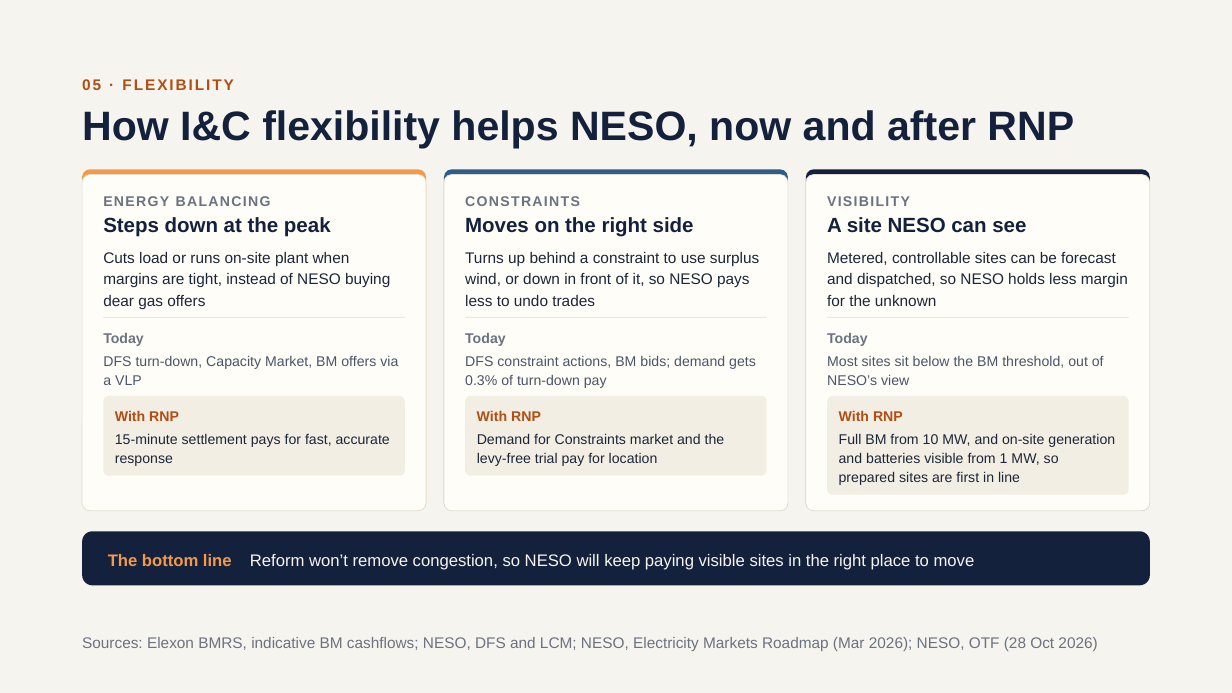
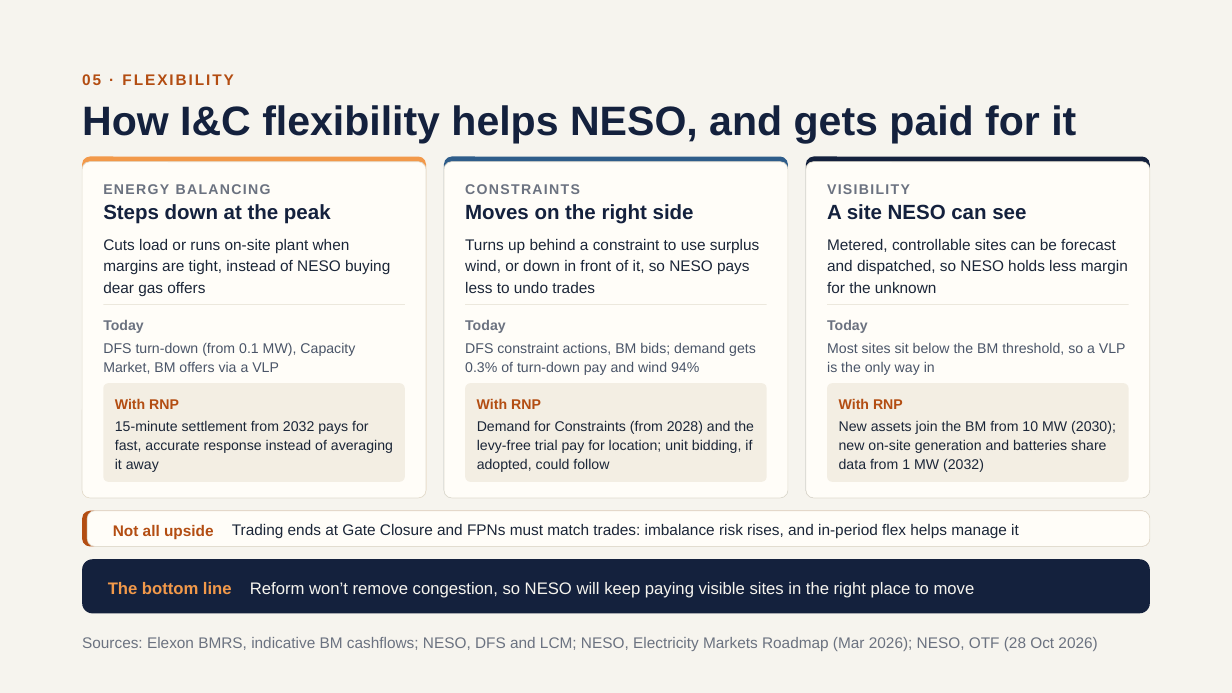
Before and after one commit to literallymatt/balancing, a slide deck: slide 14 of deck/balancing-the-grid.pptx. Drawn at 1232x693 pixels with LibreOffice and Linux fonts; fonts in the diff are those of the drawing. Boxes give left, top, right and bottom in pixels: in the first picture for what was removed or moved away, otherwise in the second. Text is boxed around its words. In the diff, an @@ line names an element or a change of style, - is before the commit and + after.

```diff
--- a/deck/balancing-the-grid.pptx
+++ b/deck/balancing-the-grid.pptx
@@ text "05 · FLEXIBILITY": place and size @@
-text "05 · FLEXIBILITY" at (82, 79, 233, 90)
+text "05 · FLEXIBILITY" at (82, 74, 233, 85)
@@ text at (82, 105, 1076, 143): text changed @@
-How I&C flexibility helps NESO, now and after RNP
+How I&C flexibility helps NESO, and gets paid for it
@@ 12 texts, 6 rounded rectangles, 3 rectangles: place and size @@
-12 texts, 6 rounded rectangles, 3 rectangles at (82, 169, 1150, 511)
+12 texts, 6 rounded rectangles, 3 rectangles at (82, 156, 1150, 498)
@@ text at (103, 343, 355, 374): text changed @@
-DFS turn-down, Capacity Market, BM offers via a VLP
+DFS turn-down (from 0.1 MW), Capacity Market, BM offers via a VLP
@@ text at (465, 343, 756, 375): text changed @@
-DFS constraint actions, BM bids; demand gets 0.3% of turn-down pay
+DFS constraint actions, BM bids; demand gets 0.3% of turn-down pay and wind 94%
@@ text at (827, 343, 1126, 375): text changed @@
-Most sites sit below the BM threshold, out of NESO’s view
+Most sites sit below the BM threshold, so a VLP is the only way in
@@ rounded rectangle: place and size @@
-rounded rectangle at (104, 396, 405, 476)
+rounded rectangle at (104, 384, 405, 482)
@@ rounded rectangle at (104, 384, 405, 482): proportions changed @@
@@ rounded rectangle at (465, 384, 766, 482): proportions changed @@
@@ rounded rectangle: place and size @@
-rounded rectangle at (465, 396, 766, 476)
+rounded rectangle at (465, 384, 766, 482)
@@ 3 texts, 1 rounded rectangle: place and size @@
-3 texts, 1 rounded rectangle at (103, 333, 1128, 495)
+3 texts, 1 rounded rectangle at (103, 320, 1128, 482)
@@ text at (115, 420, 393, 472): text changed @@
-15-minute settlement pays for fast, accurate response
+15-minute settlement from 2032 pays for fast, accurate response instead of averaging it away
@@ text at (477, 420, 754, 472): text changed @@
-Demand for Constraints market and the levy-free trial pay for location
+Demand for Constraints (from 2028) and the levy-free trial pay for location; unit bidding, if adopted, could follow
@@ text at (839, 421, 1116, 472): text changed @@
-Full BM from 10 MW, and on-site generation and batteries visible from 1 MW, so prepared sites are first in line
+New assets join the BM from 10 MW (2030); new on-site generation and batteries share data from 1 MW (2032)
@@ rounded rectangle added at (82, 511, 1151, 547), fill #B34D12 @@
@@ rounded rectangle added at (87, 511, 1150, 547), fill #FFFDF8, outline #E2DDD0 0.5 pt @@
@@ text added at (113, 525, 214, 539), 12 pt, text #B34D12, bold @@
+Not all upside
@@ text added at (232, 524, 1019, 539), 12 pt, text #1B2638 @@
+Trading ends at Gate Closure and FPNs must match trades: imbalance risk rises, and in-period flex helps manage it
@@ 2 texts, 1 rounded rectangle: place and size @@
-2 texts, 1 rounded rectangle at (82, 531, 1151, 586)
+2 texts, 1 rounded rectangle at (82, 559, 1151, 614)
```
Also in this commit, not shown: 4 other files.
